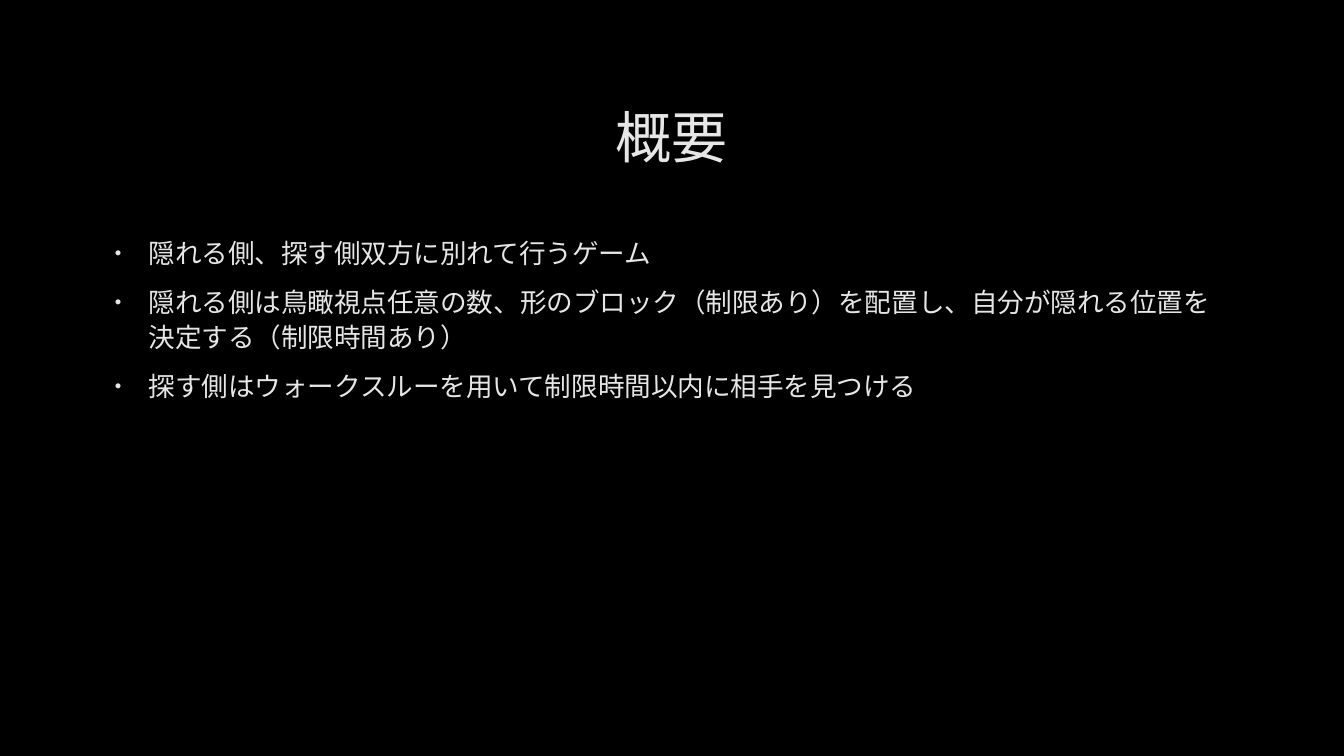
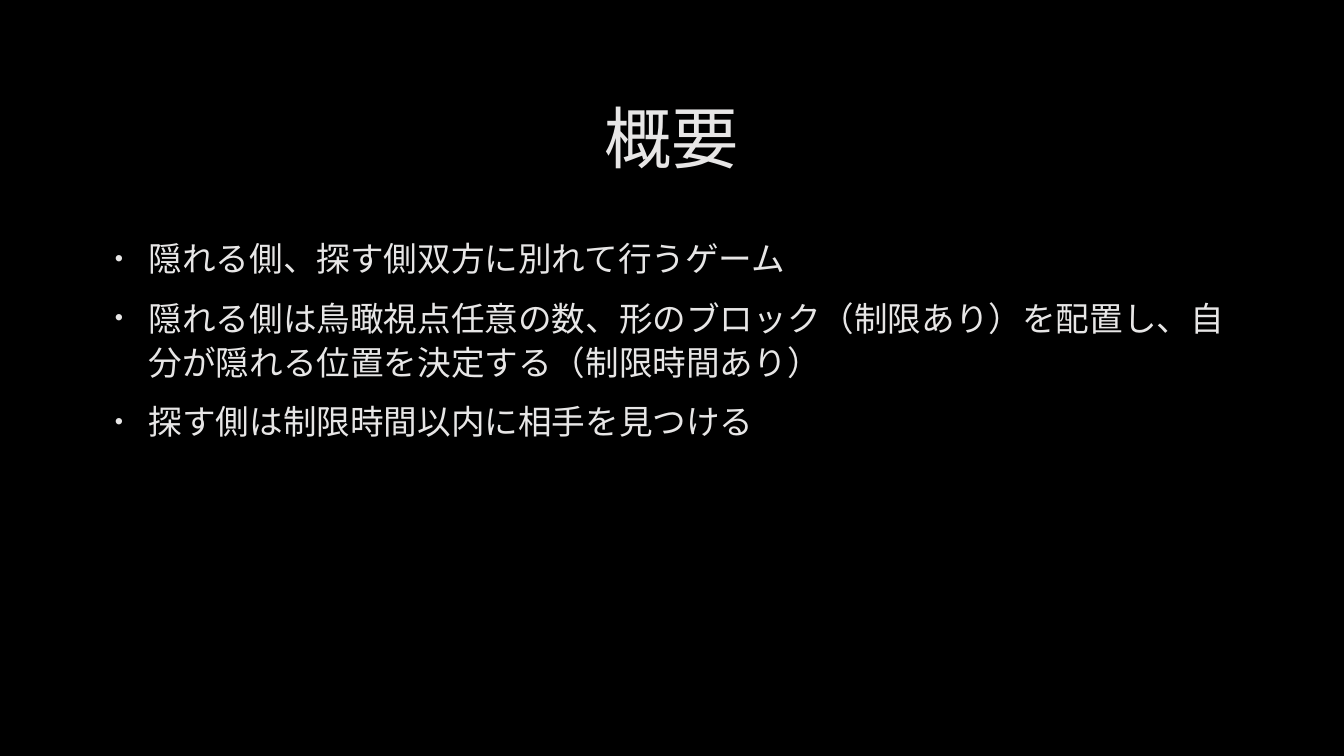
Before and after one commit to hamukawa0406/CG, a slide deck: slide 2 of freeProduction.pptx. Drawn at 1344x756 pixels with LibreOffice and Linux fonts; fonts in the diff are those of the drawing; background and template pictures are left out. Boxes give left, top, right and bottom in pixels: in the first picture for what was removed or moved away, otherwise in the second. Text is boxed around its words. In the diff, an @@ line names an element or a change of style, - is before the commit and + after.

```diff
--- a/freeProduction.pptx
+++ b/freeProduction.pptx
@@ title "概要" at bbox=[604, 106, 738, 169]: size 40 to 48 pt @@
@@ text at bbox=[149, 242, 1224, 378]: size 19 to 24 pt in "隠れる側、探す側双方に別れて行うゲーム", "隠れる側は鳥瞰視点任意の数、形のブロック（制限あり）を配置し、自分が隠れる位置を決定する（制限時間あり）"; more space between paragraphs @@
@@ text at bbox=[149, 405, 754, 437]: text changed; size 19 to 24 pt @@
-• 探す側はウォークスルーを用いて制限時間以内に相手を見つける
+• 探す側は制限時間以内に相手を見つける
```
Also in this commit, not shown: 4 other slides changed, 1 other file.
